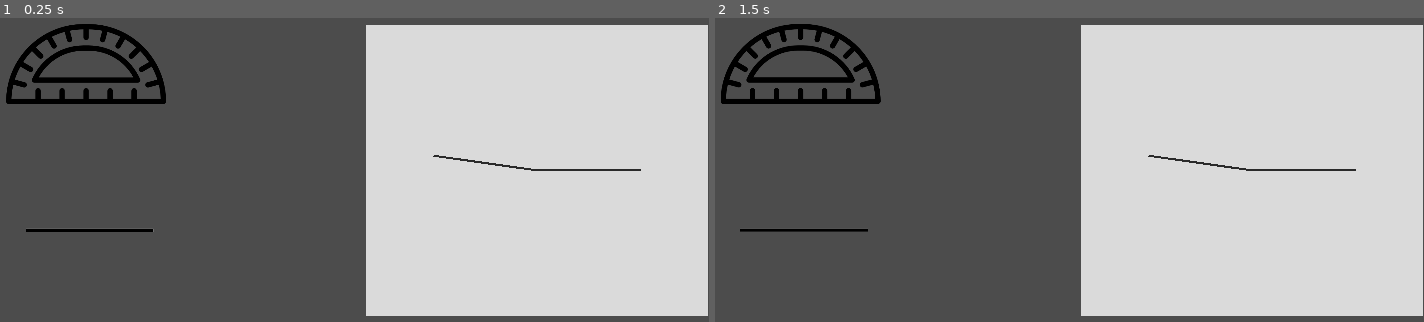
Above: before the commit, frames 1-2 (left to right).
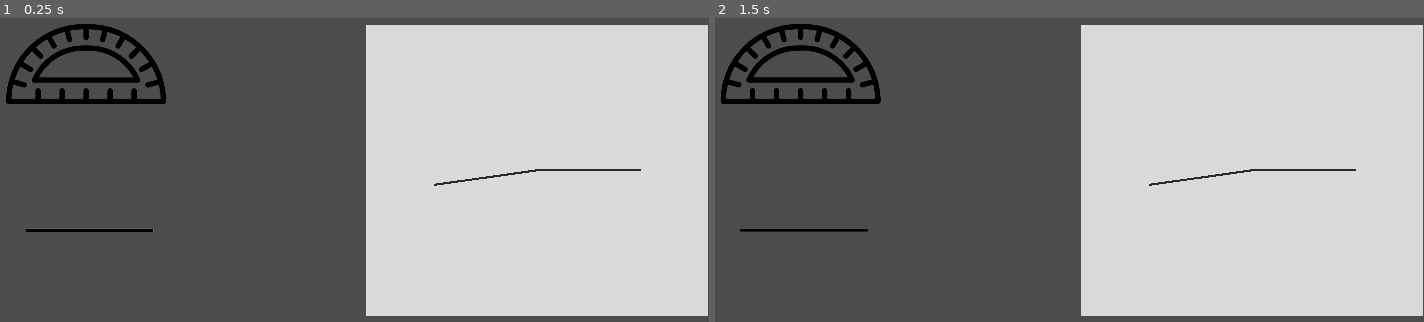
Above: after the commit, the same moments.

Repository: volchonok091/game
Game: Godot game, scene res://GRAFICA/scenes/task.tscn
Same seed, same stepped clock (60 frames per second), same inputs: the game is played once before the commit and once after it. This scene is started directly instead of the project's main scene.
Inputs (mouse positions are in pixels of both pictures, inside the frame that each line leads up to):
- Up to frame 1 (0.25 s): no input
- Up to frame 2 (1.5 s): tap Enter at 0.5 s; move the mouse to (800, 63) at 0.52 s; hold D (Move_Right) from 0.53 s (still down); click (800, 63) at 0.67 s; tap Space (Jump) at 0.77, 1.25 s; move the mouse to (807, 230) at 1.27 s; click (807, 230) at 1.42 s

The runs differ from the first frame. In frame 1, 0.2% of the frame differs, in the area x 61-76%, y 45-56%; in frame 2, 0.2%.

Commit message:
fixed: unesed lines

Diff:
--- a/GRAFICA/scenes/StaticLine.gd
+++ b/GRAFICA/scenes/StaticLine.gd
@@ -24,17 +24,6 @@
 	y = round(R * sin((angle / 180.0) * PI) + 350)
 	Xa = round(R * cos(((angle / 2) / 180.0) * PI) + 410)
 	Ya = round(R * sin(((angle / 2) / 180.0) * PI) + 350)
-	x = round(R * cos((angle/180.0) * 3.14) + 410)
-	y = round(R * -sin((angle/180.0) * 3.14) + 350)
-	print(x)
-	print(y)
-	print(angle)
-	print(cos(angle))
-	print(sin(angle))
-	print(cos((angle/180)) * PI)
-	print(cos(PI))
-	print(sin((angle/180)) * PI)
-	print((angle/180.0) * PI)
 func _drawing():
 	add_point(from)
 	add_point(to)
